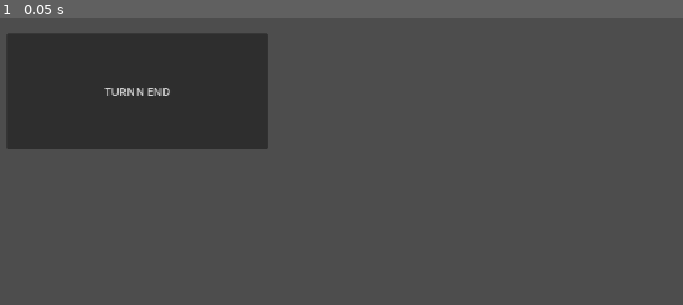
Above: before the commit, frame 1.
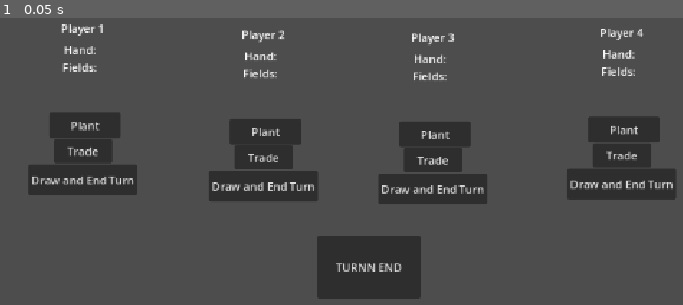
Above: after the commit, the same moment.

Repository: mahnoorqadri-serato/bohnanza-online
Game: Godot game, scene res://Scenes/test_scene.tscn
Same seed, same stepped clock (60 frames per second), same inputs: the game is played once before the commit and once after it.
Inputs:
- Up to frame 1 (0.05 s): no input

The runs differ from the first frame. In frame 1, 28% of the frame differs, in the area x 1-99%, y 2-98%.
Error after the commit: Parse Error: Expected indented block after function declaration. (res://Scripts/game_manager.gd:60)

Commit message:
add cards to hand and field, shuffle deck, add prototype for mock GUI

Diff:
--- /dev/null
+++ b/Scenes/TempPlayerGUI.tscn
@@ -0,0 +1,58 @@
+[gd_scene format=3 uid="uid://4xyh6c0okiuj"]
+
+[ext_resource type="Script" uid="uid://ch32t3in2c4mo" path="res://Scripts/temp_player_gui.gd" id="1_w0opn"]
+
+[node name="TempPlayerGui" type="Node2D" unique_id=54502975]
+script = ExtResource("1_w0opn")
+
+[node name="Player" type="Node2D" parent="." unique_id=1735711846]
+
+[node name="Player Label" type="Label" parent="Player" unique_id=1267761627]
+offset_left = 118.0
+offset_top = 19.0
+offset_right = 180.0
+offset_bottom = 42.0
+text = "Player 1"
+metadata/_edit_use_anchors_ = true
+
+[node name="Hand Label" type="Label" parent="Player/Player Label" unique_id=682335272]
+layout_mode = 0
+offset_left = 4.0
+offset_top = 31.0
+offset_right = 66.0
+offset_bottom = 54.0
+text = "Hand:"
+metadata/_edit_use_anchors_ = true
+
+[node name="Fields Label" type="Label" parent="Player/Player Label" unique_id=837494787]
+layout_mode = 0
+offset_left = 2.0
+offset_top = 56.0
+offset_right = 64.0
+offset_bottom = 79.0
+text = "Fields:"
+metadata/_edit_use_anchors_ = true
+
+[node name="Plant Button" type="Button" parent="Player" unique_id=417653563]
+offset_left = 101.0
+offset_top = 152.0
+offset_right = 204.0
+offset_bottom = 189.0
+text = "Plant"
+metadata/_edit_use_anchors_ = true
+
+[node name="Trade Button" type="Button" parent="Player" unique_id=2103888469]
+offset_left = 108.0
+offset_top = 190.0
+offset_right = 192.0
+offset_bottom = 225.0
+text = "Trade"
+metadata/_edit_use_anchors_ = true
+
+[node name="Draw and End Turn Button" type="Button" parent="Player" unique_id=122533896]
+offset_left = 71.0
+offset_top = 227.0
+offset_right = 228.0
+offset_bottom = 271.0
+text = "Draw and End Turn"
+metadata/_edit_use_anchors_ = true
--- a/Scenes/button.gd
+++ b/Scenes/button.gd
@@ -14,4 +14,4 @@
 	print("turn end button was clicked!")
 	# gross dependency to the parent for now. eventually the turn end button will uhhh.... not sure
 	var game_manager := get_parent()
-	game_manager.emit_signal("turn_ended", game_manager.currentPlayer) # DOESN'T WORK?
+	game_manager.emit_signal("turn_ended", game_manager.currentPlayer)
--- a/Scenes/test_scene.tscn
+++ b/Scenes/test_scene.tscn
@@ -2,18 +2,34 @@
 
 [ext_resource type="Script" uid="uid://dxl3b3ox2tsr2" path="res://Scripts/game_manager.gd" id="1_r5l72"]
 [ext_resource type="Script" uid="uid://c75ueu2kcv5c1" path="res://Scenes/button.gd" id="2_r5l72"]
+[ext_resource type="PackedScene" uid="uid://4xyh6c0okiuj" path="res://Scenes/TempPlayerGUI.tscn" id="3_50ct6"]
 
 [node name="TestScene" type="Node3D" unique_id=314350917]
 
 [node name="GameManager" type="Node3D" parent="." unique_id=1534952253]
 script = ExtResource("1_r5l72")
 
-[node name="Button" type="Button" parent="GameManager" unique_id=1424636012]
-offset_left = 40.0
-offset_top = 38.0
-offset_right = 416.0
-offset_bottom = 205.0
+[node name="Turn End Button" type="Button" parent="GameManager" unique_id=1424636012]
+offset_left = 487.0
+offset_top = 329.0
+offset_right = 636.0
+offset_bottom = 420.0
 text = "TURNN END"
 script = ExtResource("2_r5l72")
 
-[connection signal="pressed" from="GameManager/Button" to="GameManager/Button" method="_on_pressed"]
+[node name="TempPlayerGui" parent="." unique_id=54502975 instance=ExtResource("3_50ct6")]
+playerNumber = 1
+
+[node name="TempPlayerGui2" parent="." unique_id=1907998952 instance=ExtResource("3_50ct6")]
+position = Vector2(260, 9)
+playerNumber = 2
+
+[node name="TempPlayerGui3" parent="." unique_id=69556352 instance=ExtResource("3_50ct6")]
+position = Vector2(504, 13)
+playerNumber = 3
+
+[node name="TempPlayerGui4" parent="." unique_id=1581087079 instance=ExtResource("3_50ct6")]
+position = Vector2(776, 6)
+playerNumber = 4
+
+[connection signal="pressed" from="GameManager/Turn End Button" to="GameManager/Turn End Button" method="_on_pressed"]
--- a/Scripts/Field.gd
+++ b/Scripts/Field.gd
@@ -4,18 +4,9 @@
 const card_data: BeanCardData = preload("res://Data/bean_card_data.tres")
 
 # Index into card_data. -1 means the field is empty.
-var bean_id: int = -1
-var bean_count: int = 0
+var card: BeanCard = null
+
 
 func harvest() -> int:
-	if bean_id < 0 or bean_count <= 0:
-		return 0
-	var beanometer := card_data.beanometer_data[bean_id]
-	var required := [beanometer.x, beanometer.y, beanometer.z, beanometer.w]
-	var coins := 0
-	for coin_index in required.size():
-		if required[coin_index] != -1 and bean_count >= required[coin_index]:
-			coins = coin_index + 1
-	bean_id = -1
-	bean_count = 0
-	return coins
+	print("harvest calleed!")
+	return 0
--- a/Scripts/Hand.gd
+++ b/Scripts/Hand.gd
@@ -9,3 +9,10 @@
 
 func dequeue() -> BeanCard:
 	return cards.pop_front()
+
+func print() -> String:
+	var cardsInHand : Array[String] = []
+	for card in cards:
+		cardsInHand.append(card.name)
+
+	return "[" + ", ".join(cardsInHand) + "]"
--- a/Scripts/Player.gd
+++ b/Scripts/Player.gd
@@ -3,15 +3,33 @@
 
 const MAX_FIELDS: int = 3
 
+var id: int
 var hand: Hand
 var fields: Array[Field] = []
 
-func _init(field_count: int = 2) -> void:
+signal turn_started(player_index: int)
+
+func _init(player_id, field_count: int = 2) -> void:
+	id = player_id
 	hand = Hand.new()
 	for _i in clampi(field_count, 0, MAX_FIELDS):
 		fields.append(Field.new())
+
+	connect("turn_started", play_turn)
 
 func add_field() -> void:
 	if fields.size() >= MAX_FIELDS:
 		return
 	fields.append(Field.new())
+
+func print_fields() -> String:
+	var names: Array[String] = []
+	for field in fields:
+		if field.card == null:
+			names.append("empty")
+		else:
+			names.append(field.card.name)
+	return "[" + ", ".join(names) + "]"
+
+func play_turn() -> void:
+	return
--- a/Scripts/game_manager.gd
+++ b/Scripts/game_manager.gd
@@ -8,6 +8,9 @@
 var currentDeck: Array[BeanCard] = []
 const NUM_PLAYERS: int = 4
 var currentPlayer: int = 0		# current turn index
+var players: Array[Player] = []
+
+var playerLabels: Array[Label] = []
 
 const card_data: BeanCardData = preload("res://Data/bean_card_data.tres")
 
@@ -29,6 +32,20 @@
 		counts[card.name] = counts.get(card.name, 0) + 1
 	print("Initial deck: %d cards %s" % [currentDeck.size(), counts])
 
+#	================== INITIAL DEAL
+
+	currentDeck.shuffle() # hopefully this is good enough for now
+	#for card in currentDeck:
+		#print(card.name)
+
+	for i in NUM_PLAYERS:
+		var new_player = Player.new(i)
+		players.append(new_player) #creates a player with 2 bean fields
+		for ii in range(5): #start with 5 cards
+			new_player.hand.enqueue(currentDeck.pop_front())
+		print("Player %d, Hand: %s, Fields: %s" % [new_player.id, new_player.hand.print(), new_player.print_fields()])
+
+#	================== GAME STARTS
 	start_turn()
 
 func start_turn() -> void:
@@ -41,4 +58,3 @@
 
 # Called every frame. 'delta' is the elapsed time since the previous frame.
 func _process(delta: float) -> void:
-	pass
--- /dev/null
+++ b/Scripts/temp_player_gui.gd
@@ -0,0 +1,14 @@
+extends Node2D
+
+@export var playerNumber: int = -1
+
+@onready var playerLabel: Label = $"Player/Player Label"
+
+# Called when the node enters the scene tree for the first time.
+func _ready() -> void:
+	playerLabel.text = "Player " + str(playerNumber)
+
+
+# Called every frame. 'delta' is the elapsed time since the previous frame.
+func _process(delta: float) -> void:
+	pass
Not shown, added: Scripts/temp_player_gui.gd.uid
